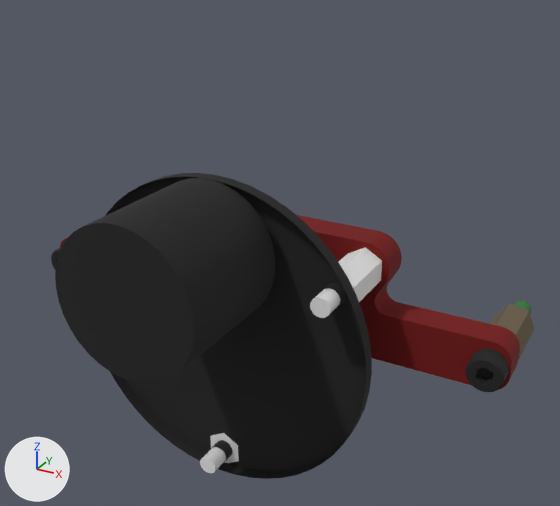
An edit to the COLLADA model robots/hydrus/urdf/mesh/modules/sensor/leddar_one_tx2_attached_mode.dae, drawn before and after from the same camera.
Before and after are seen from a camera (50 mm lens) standing at (0.0593, -0.0885, 0.0597) and looking at (0.004, 0.012, 0.0095). The axes (+X, +Y, +Z) are drawn at lower left. The lights are the same throughout. Where no turn or scale is listed for an object, it has been applied to the vertices.

Before the edit, the objects in view are built like this:
```python
ob_3dgeom_21 = bpy.data.objects.new('_3DGeom_21', me_geo_2)
ob_3dgeom_21.location = (0.0395, 0.015, 0.0)
ob_3dgeom_21_001 = bpy.data.objects.new('_3DGeom_21.001', me_geo_2_001)
ob_3dgeom_21_001.location = (-0.0395, 0.015, 0.0)
ob_3dgeom_22 = bpy.data.objects.new('_3DGeom_22', me_geo_3)
ob_3dgeom_22.location = (0.0395, 0.015, 0.0)
ob_3dgeom_22_001 = bpy.data.objects.new('_3DGeom_22.001', me_geo_3_001)
ob_3dgeom_22_001.location = (-0.0395, 0.015, 0.0)
ob_body_1_007 = bpy.data.objects.new('Body_1.007', me_geo_4)
ob_body_1_007.parent = ob_cb3_8
ob_body_1_007.location = (0.0, 0.0, 0.0)
ob_leddar_one = bpy.data.objects.new('leddar_one', None)
ob_leddar_one.parent = ob_node
ob_leddar_one.location = (0.0, 0.0, 0.0)
ob_leddar_one.rotation_euler = (1.571, 0.0, 0.0)  # degrees (90, 0, 0)
ob_m3_10_bolt_poly_002 = bpy.data.objects.new('m3-10-bolt-poly.002', None)
ob_m3_10_bolt_poly_002.parent = ob_node
ob_m3_10_bolt_poly_002.location = (0.0, 0.01, -0.0225)
ob_m3_10_bolt_poly_002.rotation_euler = (1.571, 0.0, 0.0)  # degrees (90, 0, 0)
ob_m3_10_bolt_poly_003 = bpy.data.objects.new('m3-10-bolt-poly.003', None)
ob_m3_10_bolt_poly_003.parent = ob_node
ob_m3_10_bolt_poly_003.location = (0.0195, 0.01, 0.0112)
ob_m3_10_bolt_poly_003.rotation_euler = (1.571, 0.0, 0.0)  # degrees (90, 0, 0)
ob_m3_10_bolt_poly_004 = bpy.data.objects.new('m3-10-bolt-poly.004', None)
ob_m3_10_bolt_poly_004.parent = ob_node
ob_m3_10_bolt_poly_004.location = (-0.0195, 0.01, 0.0112)
ob_m3_10_bolt_poly_004.rotation_euler = (1.571, 0.0, 0.0)  # degrees (90, 0, 0)
# also in view: '_3DGeom_21.002' at (0.0, 0.0025, -0.0225); '_3DGeom_21.003' at (0.0195, 0.0025, 0.0112); 'Body_1.006' at (0.0, 0.0125, -0.0056); 'Body_1' at (0.0, -0.011, 0.0)
```
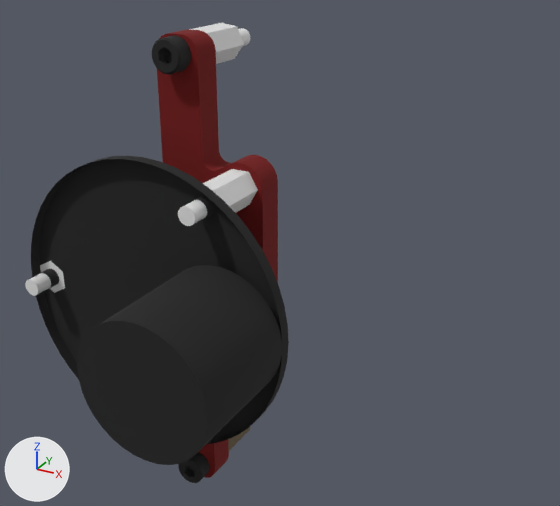
Not drawn themselves, but carrying or shaping drawn objects: ob_leddar_one, ob_m3_10_bolt_poly_002, ob_m3_10_bolt_poly_003, ob_m3_10_bolt_poly_004, ob_leddarone_tx2_holder, ob_cb3_8, ob_cb3_8_001.

Boxes (x1, y1, x2, y2) around the edits, measured in the pictures (560 x 506 px):
'Body_1', moved, turned: before (55, 173, 372, 479); after (31, 156, 289, 465)
'Body_1.006', moved, turned: before (60, 215, 520, 390); after (157, 30, 278, 478)
'Body_1.007', moved: before (465, 349, 509, 392); after (178, 452, 210, 483)
'_3DGeom_21.003', moved, turned (not visible afterwards): before (310, 247, 382, 318)
'_3DGeom_21.004', moved (not visible before): after (178, 169, 258, 226)
'Body_1.008', moved: before (51, 248, 61, 271); after (152, 36, 191, 74)
'_3DGeom_21', moved: before (490, 304, 535, 358); after (228, 427, 251, 451)
'_3DGeom_21.001', moved (not visible before): after (189, 23, 244, 64)
'_3DGeom_21.002', moved, turned: before (200, 433, 239, 473); after (25, 261, 65, 296)
'_3DGeom_22.002', moved, turned: before (203, 447, 226, 471); after (29, 273, 51, 294)
'_3DGeom_22.003', moved, turned (not visible afterwards): before (315, 288, 340, 313)
'_3DGeom_22.004', moved (not visible before): after (185, 200, 207, 224)
'_3DGeom_22.001', moved (not visible before): after (238, 28, 250, 46)
'_3DGeom_22', moved (not visible afterwards): before (514, 301, 531, 314)

Diff of the bpy script that builds the scene:
```diff
--- a/robots/hydrus/urdf/mesh/modules/sensor/leddar_one_tx2_attached_mode.dae.py
+++ b/robots/hydrus/urdf/mesh/modules/sensor/leddar_one_tx2_attached_mode.dae.py
@@ ob_leddar_one @@
 ob_leddar_one.parent = ob_node
-ob_leddar_one.location = (0.0, 0.0, 0.0)
-ob_leddar_one.rotation_euler = (1.571, 0.0, 0.0)  # degrees (90, 0, 0)
+ob_leddar_one.location = (-0.0144, 0.002, 0.0)
+ob_leddar_one.rotation_euler = (1.571, 1.571, 0.0)  # degrees (90, 90, 0)
@@ ob_3dgeom_21 @@
 ob_3dgeom_21 = bpy.data.objects.new('_3DGeom_21', me_geo_2)
-ob_3dgeom_21.location = (0.0395, 0.015, 0.0)
+ob_3dgeom_21.location = (-0.0144, 0.017, -0.0395)
@@ ob_3dgeom_22 @@
 ob_3dgeom_22 = bpy.data.objects.new('_3DGeom_22', me_geo_3)
-ob_3dgeom_22.location = (0.0395, 0.015, 0.0)
+ob_3dgeom_22.location = (-0.0144, 0.017, -0.0395)
@@ ob_3dgeom_21_001 @@
 ob_3dgeom_21_001 = bpy.data.objects.new('_3DGeom_21.001', me_geo_2_001)
-ob_3dgeom_21_001.location = (-0.0395, 0.015, 0.0)
+ob_3dgeom_21_001.location = (-0.0144, 0.017, 0.0395)
@@ ob_3dgeom_22_001 @@
 ob_3dgeom_22_001 = bpy.data.objects.new('_3DGeom_22.001', me_geo_3_001)
-ob_3dgeom_22_001.location = (-0.0395, 0.015, 0.0)
+ob_3dgeom_22_001.location = (-0.0144, 0.017, 0.0395)
@@ ob_m3_10_bolt_poly_002 @@
 ob_m3_10_bolt_poly_002.parent = ob_node
-ob_m3_10_bolt_poly_002.location = (0.0, 0.01, -0.0225)
-ob_m3_10_bolt_poly_002.rotation_euler = (1.571, 0.0, 0.0)  # degrees (90, 0, 0)
+ob_m3_10_bolt_poly_002.location = (-0.0369, 0.012, 0.0)
+ob_m3_10_bolt_poly_002.rotation_euler = (-1.571, 0.0, 3.142)  # degrees (-90, 0, 180)
@@ ob_m3_10_bolt_poly_003 @@
 ob_m3_10_bolt_poly_003.parent = ob_node
-ob_m3_10_bolt_poly_003.location = (0.0195, 0.01, 0.0112)
-ob_m3_10_bolt_poly_003.rotation_euler = (1.571, 0.0, 0.0)  # degrees (90, 0, 0)
+ob_m3_10_bolt_poly_003.location = (-0.00315, 0.012, -0.0195)
+ob_m3_10_bolt_poly_003.rotation_euler = (1.571, -1.571, 0.0)  # degrees (90, -90, 0)
@@ ob_m3_10_bolt_poly_004 @@
 ob_m3_10_bolt_poly_004.parent = ob_node
-ob_m3_10_bolt_poly_004.location = (-0.0195, 0.01, 0.0112)
+ob_m3_10_bolt_poly_004.location = (-0.00315, 0.012, 0.0195)
 ob_m3_10_bolt_poly_004.rotation_euler = (1.571, 0.0, 0.0)  # degrees (90, 0, 0)
@@ ob_leddarone_tx2_holder @@
 ob_leddarone_tx2_holder.parent = ob_node
-ob_leddarone_tx2_holder.location = (0.0, 0.01, 0.0)
-ob_leddarone_tx2_holder.rotation_euler = (1.571, 0.0, 0.0)  # degrees (90, 0, 0)
+ob_leddarone_tx2_holder.location = (-0.0144, 0.012, 0.0)
+ob_leddarone_tx2_holder.rotation_euler = (1.571, 1.571, 0.0)  # degrees (90, 90, 0)
@@ ob_cb3_8 @@
 ob_cb3_8.parent = ob_node
-ob_cb3_8.location = (0.0395, 0.01, 0.0)
+ob_cb3_8.location = (-0.0144, 0.012, -0.0395)
 ob_cb3_8.rotation_euler = (1.571, 0.0, 1.571)  # degrees (90, 0, 90)
@@ ob_cb3_8_001 @@
 ob_cb3_8_001.parent = ob_node
-ob_cb3_8_001.location = (-0.0395, 0.01, 0.0)
+ob_cb3_8_001.location = (-0.0144, 0.012, 0.0395)
 ob_cb3_8_001.rotation_euler = (1.571, 0.0, 1.571)  # degrees (90, 0, 90)
```
